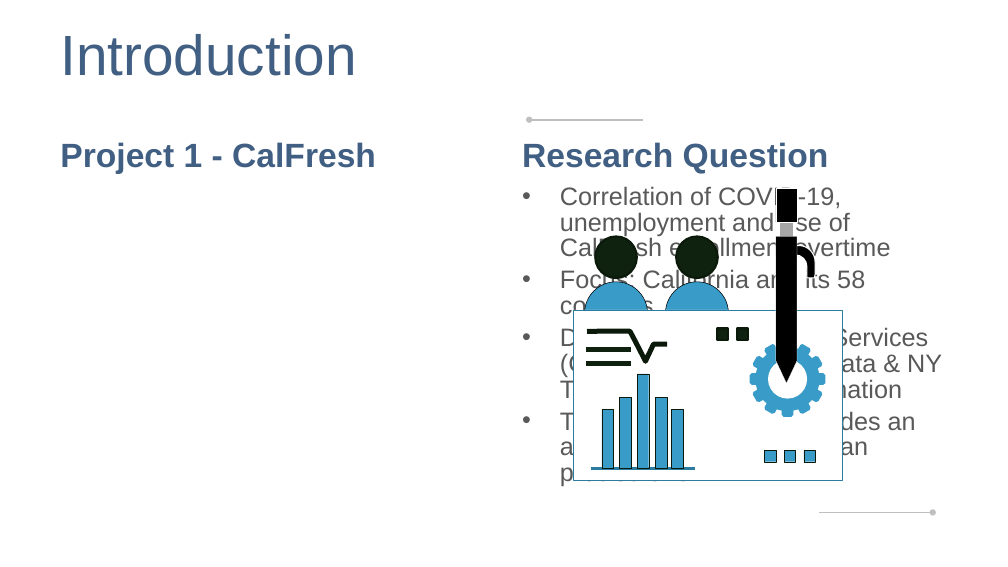
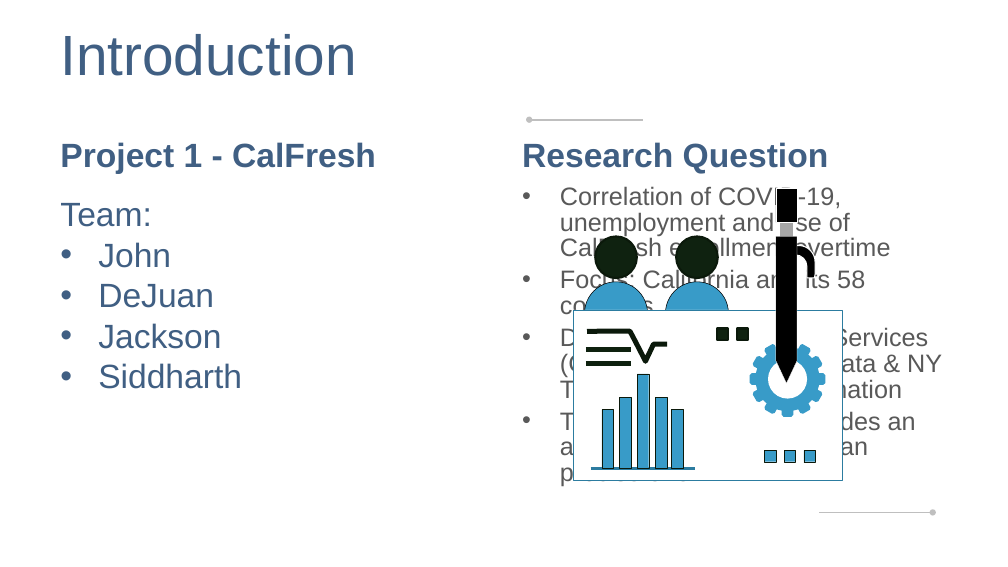
Before and after one commit to speedracer05/Covid_CalFresh, a slide deck: slide 2 of Presentation/Covid_CalFresh_v.01.pptx. Drawn at 1008x567 pixels with LibreOffice and Linux fonts; fonts in the diff are those of the drawing. Boxes give left, top, right and bottom in pixels: in the first picture for what was removed or moved away, otherwise in the second. Text is boxed around its words. In the diff, an @@ line names an element or a change of style, - is before the commit and + after.

Commit message:
update ppt

```diff
--- a/Presentation/Covid_CalFresh_v.01.pptx
+++ b/Presentation/Covid_CalFresh_v.01.pptx
@@ text added at (60, 203, 242, 389), 32 pt, text #405F83 @@
+Team:
+• John
+• DeJuan
+• Jackson
+• Siddharth
```
